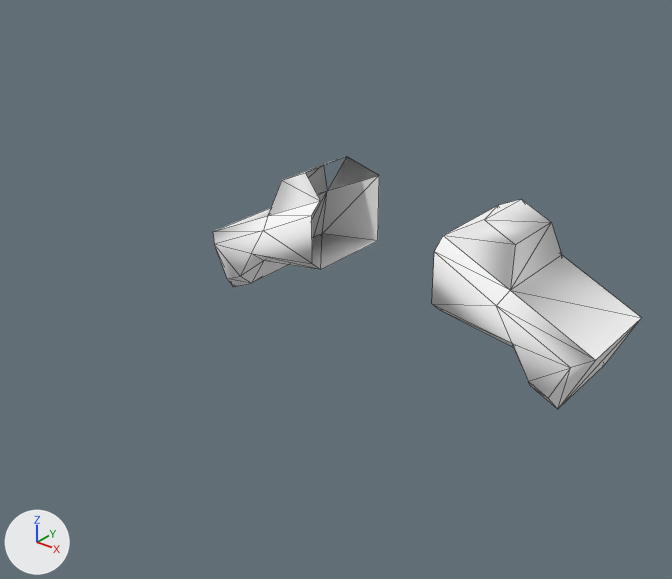
The OBJ model Assets/Art/Nova1492/GXConverted/Models/UnitParts/Bodies/datan_common_body57_kpk_a9410f0b.obj as it was, and as the next commit left it.
Rendered twice from a camera (50 mm lens) standing at (1.43, -2.1, 1.19) and looking at (-0.09, -0.2, 0.01). Lighting does not change. The marker at lower left points along +X, +Y and +Z. The older version comes first. Mesh edges are drawn as thin lines. Where no turn or scale is listed for an object, it has been applied to the vertices. Vertices at exactly the same position are counted once.

Objects in the first picture: 'datan_common_body57_kpk_a9410f0b'.
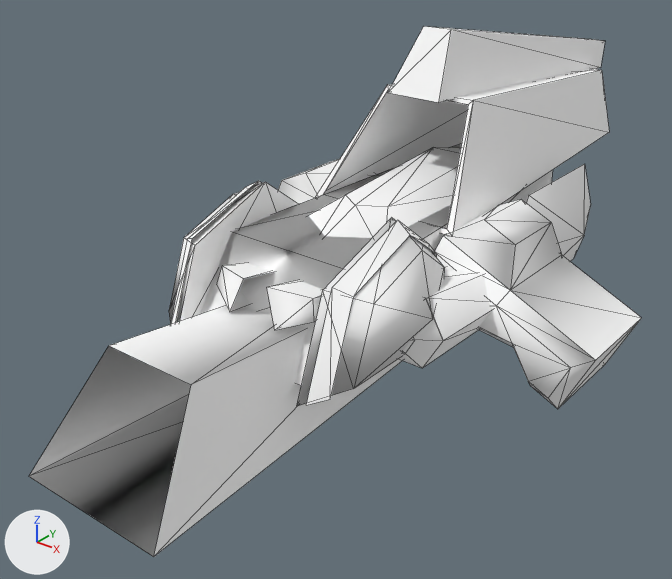
What changed in the scene script:
```text
Change me_datan_common_body57_kpk_a9410f0b:
    verts and faces of me_datan_common_body57_kpk_a9410f0b; kept vertices keep their numbers, new ones are numbered from 50
    remove me_datan_common_body57_kpk_a9410f0b.from_pydata(...)  # 50 vertices, 81 faces; spans x -0.677..0.677, y -0.151..0.181, z -0.165..0.284
    add me_datan_common_body57_kpk_a9410f0b.from_pydata(...)  # 50 vertices, 84 faces; spans x -0.677..0.677, y -0.151..0.181, z -0.165..0.284
    me_datan_common_body57_kpk_a9410f0b part 1
    add faces += [(35, 36, 40), (34, 49, 48), (34, 48, 36)]
Add me_datan_common_body57_kpk_a9410f0b_mesh06:
    me_datan_common_body57_kpk_a9410f0b_mesh06.from_pydata([(0.142, 0.008, -0.139), (-0.142, 0.008, -0.139), (-0.215, -1.172, -0.139), (0.215, -1.172, -0.139), (-0.094, 0.008, 0.053), (-0.136, -0.966, 0.144), (0.094, 0.008, 0.053), (0.136, -0.966, 0.144)], [], [(0, 1, 2), (0, 2, 3), (1, 4, 5), (1, 5, 2), (4, 6, 7), (4, 7, 5), (6, 0, 3), (6, 3, 7)])
    me_datan_common_body57_kpk_a9410f0b_mesh06.materials.append(mat_datan_common_body57_kpk_a9410f0b)  # its picture is missing
Add ob_datan_common_body57_kpk_a9410f0b_mesh10:
    ob_datan_common_body57_kpk_a9410f0b_mesh10 = bpy.data.objects.new('datan_common_body57_kpk_a9410f0b_mesh10', me_datan_common_body57_kpk_a9410f0b_mesh10)  # 28 vertices, 24 faces; spans x -0.367..0.359, y -0.488..-0.034, z 0.034..0.157; in mat_datan_common_body57_kpk_a9410f0b (its picture is missing)
    ob_datan_common_body57_kpk_a9410f0b_mesh10.location = (0.0, 0.0, 0.0)
Add ob_datan_common_body57_kpk_a9410f0b_mesh09:
    ob_datan_common_body57_kpk_a9410f0b_mesh09 = bpy.data.objects.new('datan_common_body57_kpk_a9410f0b_mesh09', me_datan_common_body57_kpk_a9410f0b_mesh09)  # 28 vertices, 24 faces; spans x -0.421..0.414, y -0.483..-0.035, z -0.006..0.204; in mat_datan_common_body57_kpk_a9410f0b (its picture is missing)
    ob_datan_common_body57_kpk_a9410f0b_mesh09.location = (0.0, 0.0, 0.0)
Add ob_datan_common_body57_kpk_a9410f0b_mesh08:
    ob_datan_common_body57_kpk_a9410f0b_mesh08 = bpy.data.objects.new('datan_common_body57_kpk_a9410f0b_mesh08', me_datan_common_body57_kpk_a9410f0b_mesh08)  # 24 vertices, 28 faces; spans x -0.421..0.414, y -0.411..-0.083, z -0.006..0.204; in mat_datan_common_body57_kpk_a9410f0b (its picture is missing)
    ob_datan_common_body57_kpk_a9410f0b_mesh08.location = (0.0, 0.0, 0.0)
Add ob_datan_common_body57_kpk_a9410f0b_mesh07:
    ob_datan_common_body57_kpk_a9410f0b_mesh07 = bpy.data.objects.new('datan_common_body57_kpk_a9410f0b_mesh07', me_datan_common_body57_kpk_a9410f0b_mesh07)  # 16 vertices, 20 faces; spans x -0.159..0.168, y -0.641..-0.169, z 0.073..0.218; in mat_datan_common_body57_kpk_a9410f0b (its picture is missing)
    ob_datan_common_body57_kpk_a9410f0b_mesh07.location = (0.0, 0.0, 0.0)
Add ob_datan_common_body57_kpk_a9410f0b_mesh06:
    ob_datan_common_body57_kpk_a9410f0b_mesh06 = bpy.data.objects.new('datan_common_body57_kpk_a9410f0b_mesh06', me_datan_common_body57_kpk_a9410f0b_mesh06)
    ob_datan_common_body57_kpk_a9410f0b_mesh06.location = (0.0, 0.0, 0.0)
Add ob_datan_common_body57_kpk_a9410f0b_mesh05:
    ob_datan_common_body57_kpk_a9410f0b_mesh05 = bpy.data.objects.new('datan_common_body57_kpk_a9410f0b_mesh05', me_datan_common_body57_kpk_a9410f0b_mesh05)  # 24 vertices, 32 faces; spans x -0.241..0.237, y -0.103..1.242, z 0.231..0.714; in mat_datan_common_body57_kpk_a9410f0b (its picture is missing)
    ob_datan_common_body57_kpk_a9410f0b_mesh05.location = (0.0, 0.0, 0.0)
Add ob_datan_common_body57_kpk_a9410f0b_mesh04:
    ob_datan_common_body57_kpk_a9410f0b_mesh04 = bpy.data.objects.new('datan_common_body57_kpk_a9410f0b_mesh04', me_datan_common_body57_kpk_a9410f0b_mesh04)  # 20 vertices, 16 faces; spans x -0.285..0.267, y -0.695..-0.194, z -0.009..0.348; in mat_datan_common_body57_kpk_a9410f0b (its picture is missing)
    ob_datan_common_body57_kpk_a9410f0b_mesh04.location = (0.0, 0.0, 0.0)
Add ob_datan_common_body57_kpk_a9410f0b_mesh02:
    ob_datan_common_body57_kpk_a9410f0b_mesh02 = bpy.data.objects.new('datan_common_body57_kpk_a9410f0b_mesh02', me_datan_common_body57_kpk_a9410f0b_mesh02)  # 14 vertices, 12 faces; spans x -0.368..0.354, y 0.198..0.758, z -0.098..0.239; in mat_datan_common_body57_kpk_a9410f0b (its picture is missing)
    ob_datan_common_body57_kpk_a9410f0b_mesh02.location = (0.0, 0.0, 0.0)
Add ob_datan_common_body57_kpk_a9410f0b_mesh01:
    ob_datan_common_body57_kpk_a9410f0b_mesh01 = bpy.data.objects.new('datan_common_body57_kpk_a9410f0b_mesh01', me_datan_common_body57_kpk_a9410f0b_mesh01)  # 22 vertices, 36 faces; spans x -0.405..0.387, y -0.705..-0.188, z -0.019..0.349; in mat_datan_common_body57_kpk_a9410f0b (its picture is missing)
    ob_datan_common_body57_kpk_a9410f0b_mesh01.location = (0.0, 0.0, 0.0)
Add ob_datan_common_body57_kpk_a9410f0b_mesh00:
    ob_datan_common_body57_kpk_a9410f0b_mesh00 = bpy.data.objects.new('datan_common_body57_kpk_a9410f0b_mesh00', me_datan_common_body57_kpk_a9410f0b_mesh00)  # 20 vertices, 24 faces; spans x -0.235..0.221, y -0.646..0.653, z 0.0..0.324; in mat_datan_common_body57_kpk_a9410f0b (its picture is missing)
    ob_datan_common_body57_kpk_a9410f0b_mesh00.location = (0.0, 0.0, 0.0)
```

Where the change shows, as pixel boxes (x1, y1, x2, y2) in the pictures (672 x 579 px):
'datan_common_body57_kpk_a9410f0b_mesh06', added: after (29, 305, 402, 557)
'datan_common_body57_kpk_a9410f0b', reshaped: before (213, 157, 641, 409); after (278, 159, 641, 409)
'datan_common_body57_kpk_a9410f0b_mesh05', added: after (318, 26, 609, 234)
'datan_common_body57_kpk_a9410f0b_mesh00', added: after (200, 143, 553, 385)
'datan_common_body57_kpk_a9410f0b_mesh01', added: after (169, 182, 444, 406)
'datan_common_body57_kpk_a9410f0b_mesh04', added: after (171, 181, 436, 405)
'datan_common_body57_kpk_a9410f0b_mesh08', added: after (424, 267, 492, 367)
'datan_common_body57_kpk_a9410f0b_mesh07', added: after (217, 263, 323, 330)
'datan_common_body57_kpk_a9410f0b_mesh02', added: after (526, 164, 591, 261)
'datan_common_body57_kpk_a9410f0b_mesh09', added: after (399, 318, 443, 368)
'datan_common_body57_kpk_a9410f0b_mesh10', added (mostly hidden): after (402, 339, 415, 354)
part 1 of me_datan_common_body57_kpk_a9410f0b, added: after (305, 160, 377, 197)
